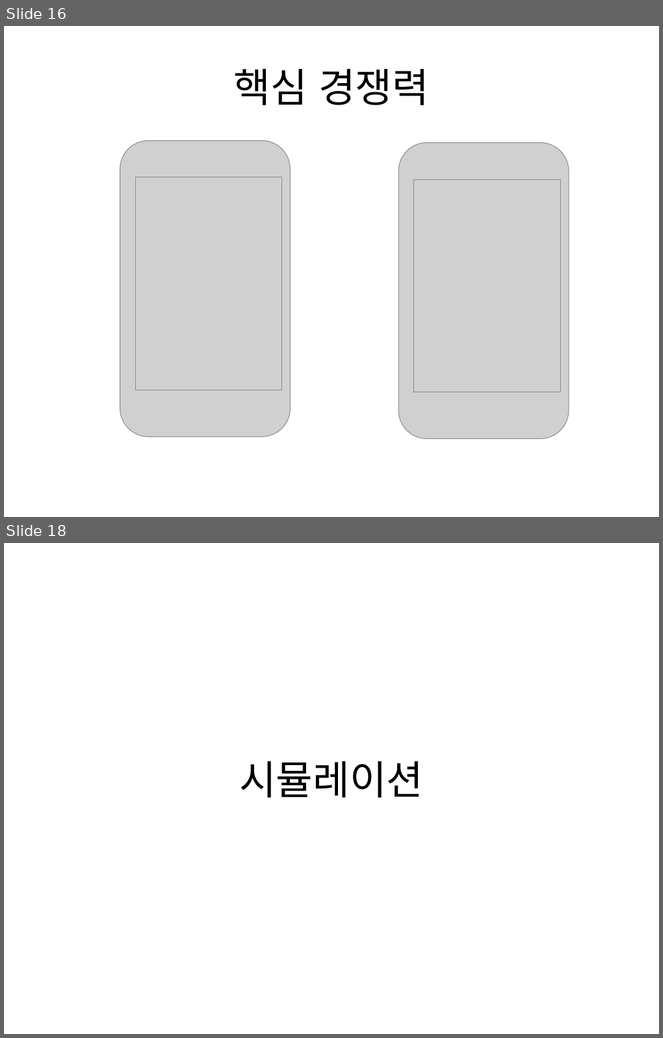
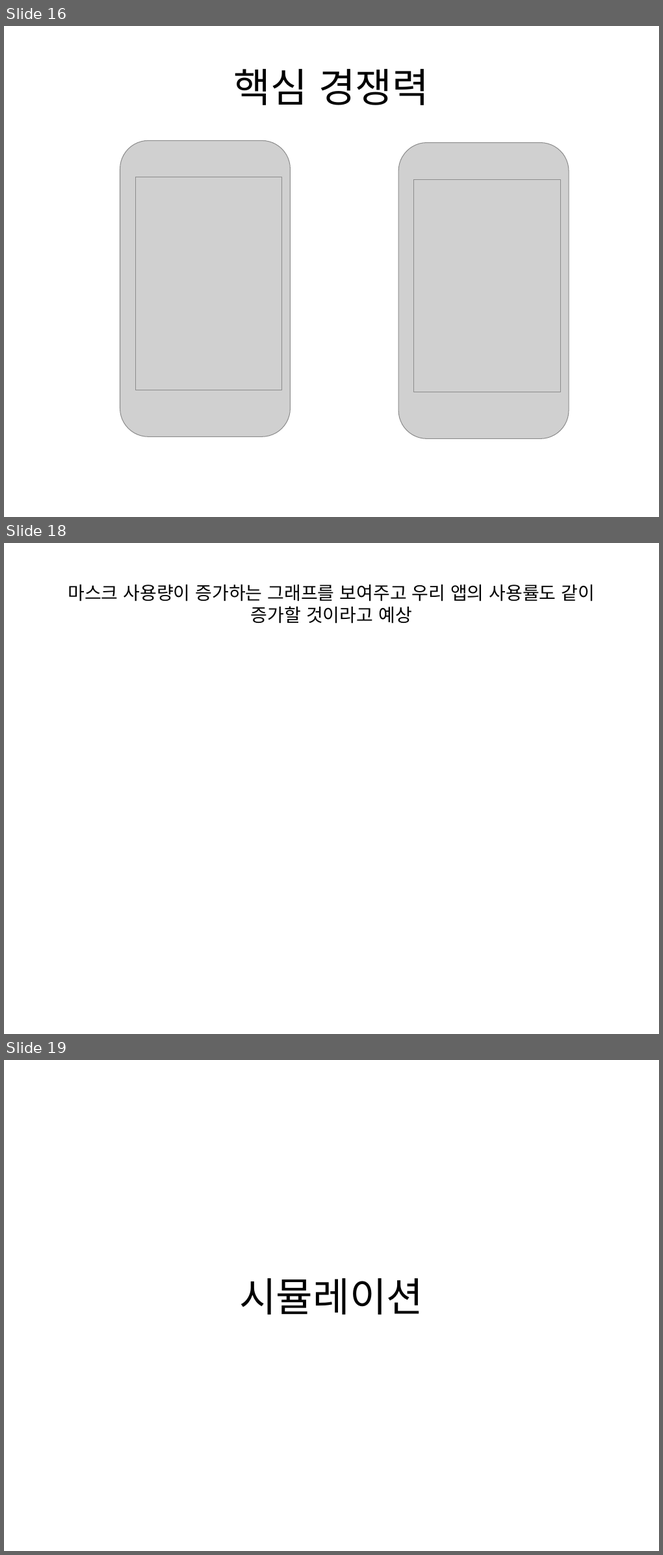
Before and after one commit to pasongsj/ideatone, a slide deck: ideatoneppt.pptx. Shown one above the other, each under a label of ours: slides 16 and 18 before the commit, slides 16, 18 and 19 after it; the slides between them are not shown. The pictures are 663x1038 and 663x1555 pixels, drawn with LibreOffice and Linux fonts; fonts in the diff are those of the drawing; grey boxes stand for pictures. Boxes give left, top, right and bottom in pixels: in the first picture for what was removed or moved away, otherwise in the second. Text is boxed around its words. In the diff, an @@ line names an element or a change of style, - is before the commit and + after.

```diff
--- a/ideatoneppt.pptx
+++ b/ideatoneppt.pptx
@@ slide 18 added at [4,543,659,1034], background #FFFFFF @@
@@ title added at [68,584,596,624], 20 pt, text #000000 @@
+마스크 사용량이 증가하는 그래프를 보여주고 우리 앱의 사용률도 같이 증가할 것이라고 예상
@@ what was slide 18 is now slide 19 @@
```
Also in this commit, not shown: 1 slide changed.
